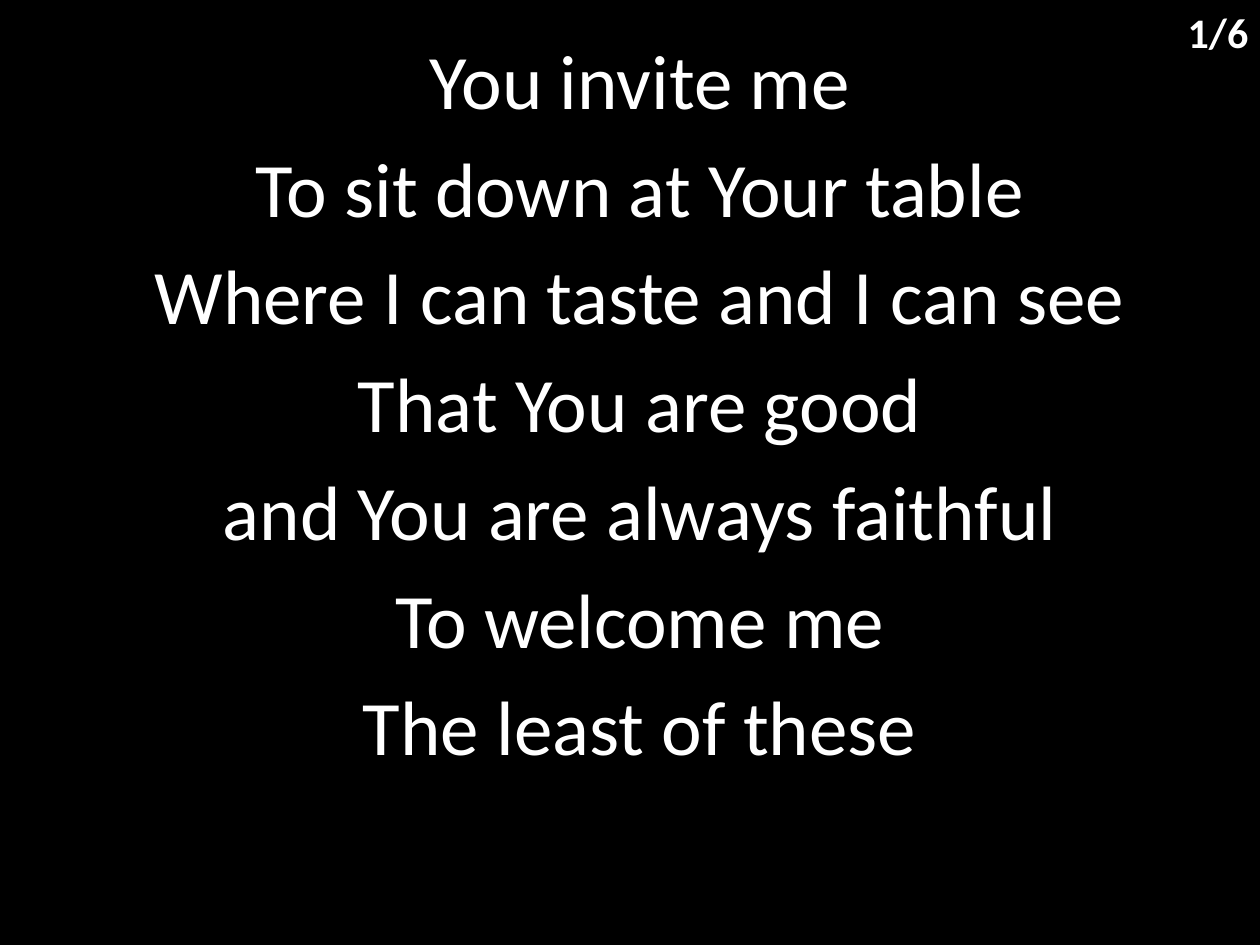
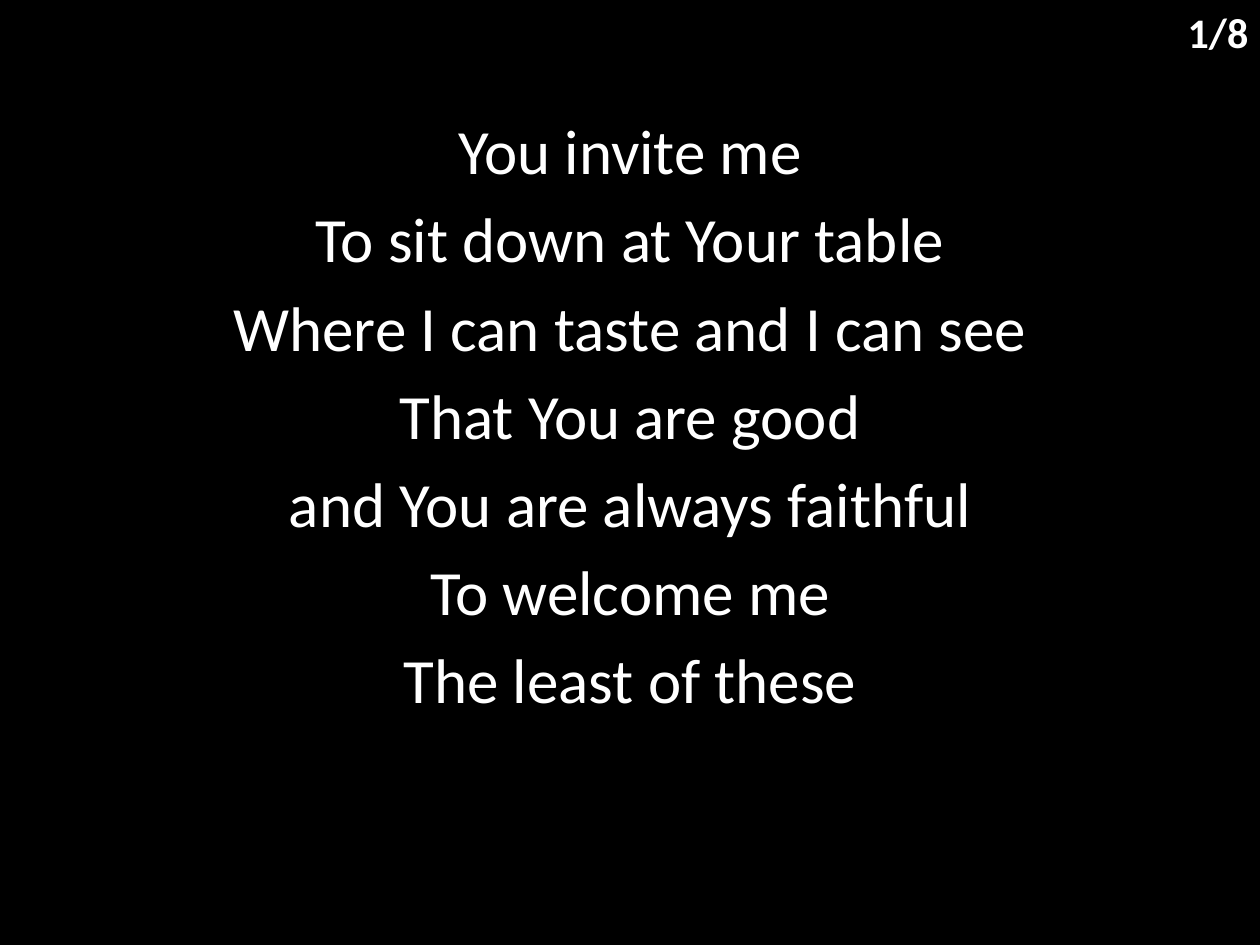
Before and after one commit to hoo-are-ya/worship, a slide deck: slide 2 of docs/songs/i love you lord - to my king.pptx. Drawn at 1260x945 pixels with LibreOffice and Linux fonts; fonts in the diff are those of the drawing. Boxes give left, top, right and bottom in pixels: in the first picture for what was removed or moved away, otherwise in the second. Text is boxed around its words. In the diff, an @@ line names an element or a change of style, - is before the commit and + after.

```diff
--- a/docs/songs/i love you lord - to my king.pptx
+++ b/docs/songs/i love you lord - to my king.pptx
@@ text at (1188,18,1249,50): text changed @@
-1/6
+1/8
@@ subtitle "You invite me": place and size @@
-subtitle "You invite me" at (155,56,1124,756)
+subtitle "You invite me" at (233,130,1026,704)
@@ subtitle "You invite me" at (233,130,1026,704): size 44 to 36 pt; less space between paragraphs @@
```
Also in this commit, not shown: 5 other slides changed, 2 slides added, 5 other files.
